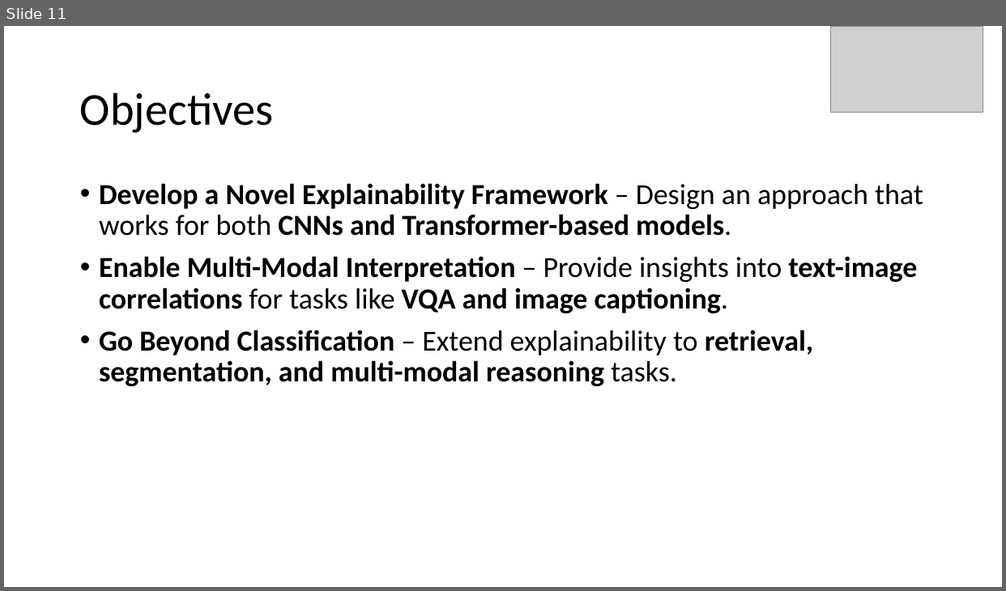
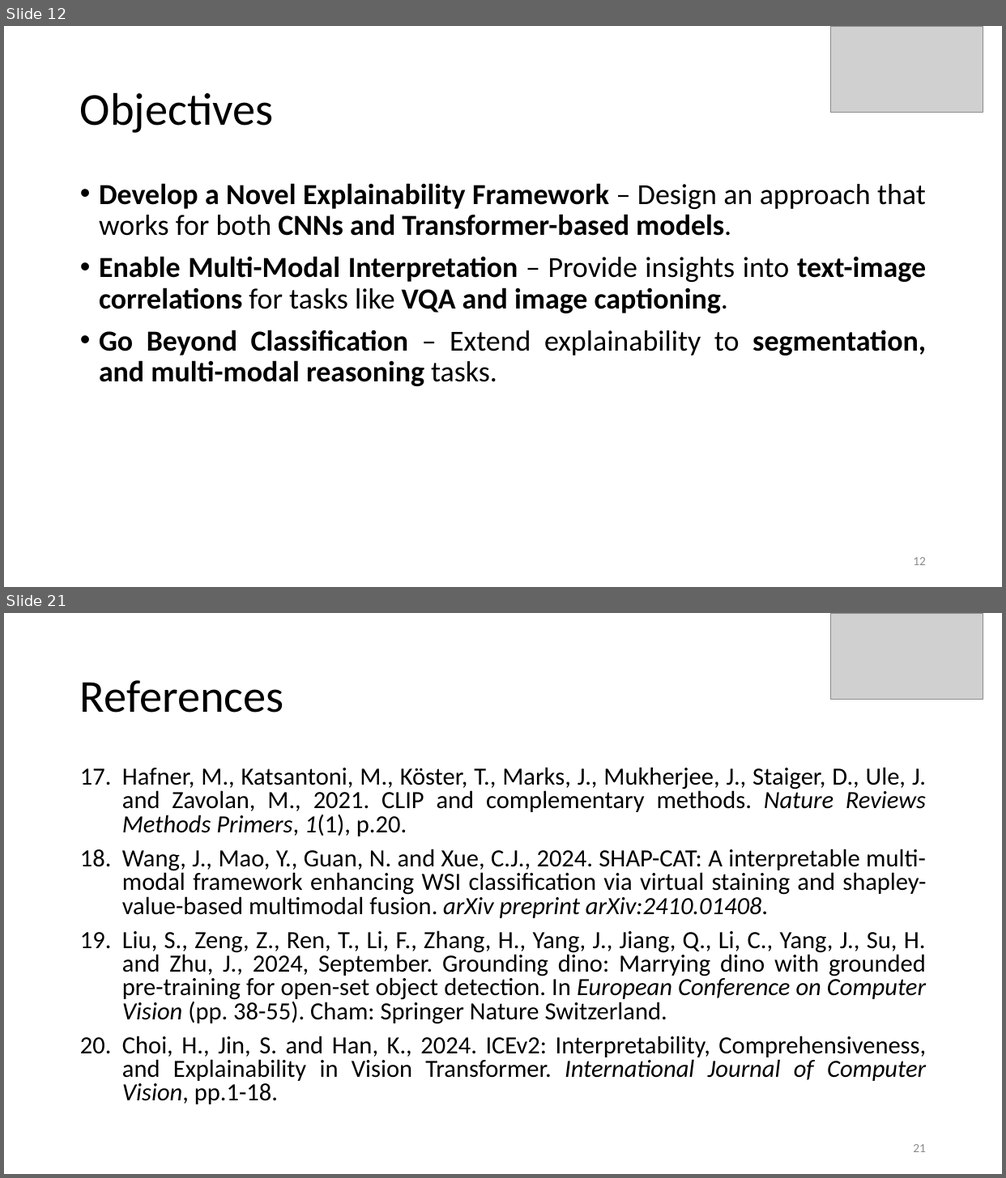
Before and after one commit to Harshtherocking/xai-honors, a slide deck: ref/review.pptx. Shown one above the other, each under a label of ours: slide 11 before the commit, slides 12 and 21 after it; the slides between them are not shown. The pictures are 1006x591 and 1006x1178 pixels, drawn with LibreOffice and Linux fonts; fonts in the diff are those of the drawing; grey boxes stand for pictures. Boxes give left, top, right and bottom in pixels: in the first picture for what was removed or moved away, otherwise in the second. Text is boxed around its words. In the diff, an @@ line names an element or a change of style, - is before the commit and + after.

Commit message:
review ppt changed

```diff
--- a/ref/review.pptx
+++ b/ref/review.pptx
@@ slide 21 added at bbox=[4, 613, 1002, 1174], background #FFFFFF @@
@@ picture added at bbox=[830, 613, 983, 699] @@
@@ title added at bbox=[80, 680, 284, 713], 44 pt, text #000000 @@
+References
@@ text added at bbox=[122, 767, 926, 1105], 23.8 pt, text #000000 @@
+17. Hafner, M., Katsantoni, M., Köster, T., Marks, J., Mukherjee, J., Staiger, D., Ule, J. and Zavolan, M., 2021. CLIP and complementary methods. Nature Reviews Methods Primers, 1(1), p.20.
+18. Wang, J., Mao, Y., Guan, N. and Xue, C.J., 2024. SHAP-CAT: A interpretable multi-modal framework enhancing WSI classification via virtual staining and shapley-value-based multimodal fusion. arXiv preprint arXiv:2410.01408.
+19. Liu, S., Zeng, Z., Ren, T., Li, F., Zhang, H., Yang, J., Jiang, Q., Li, C., Yang, J., Su, H. and Zhu, J., 2024, September. Grounding dino: Marrying dino with grounded pre-training for open-set object detection. In European Conference on Computer Vision (pp. 38-55). Cham: Springer Nature Switzerland.
+20. Choi, H., Jin, S. and Han, K., 2024. ICEv2: Interpretability, Comprehensiveness, and Explainability in Vision Transformer. International Journal of Computer Vision, pp.1-18.
@@ page number added at bbox=[913, 1144, 926, 1152], 12 pt, text #8C8C8C @@
+21
@@ what was slide 11 is now slide 12 @@
@@ slide 12 changed as well @@
@@ text at bbox=[99, 183, 926, 314]: alignment left to justified @@
@@ text at bbox=[99, 330, 926, 386]: text changed @@
-• Go Beyond Classification – Extend explainability to retrieval, segmentation, and multi-modal reasoning tasks.
+• Go Beyond Classification – Extend explainability to segmentation, and multi-modal reasoning tasks.
@@ page number added at bbox=[913, 557, 926, 565], 12 pt, text #8C8C8C @@
+12
```
Also in this commit, not shown: 14 other slides changed, 7 other slides added, 2 other files.
